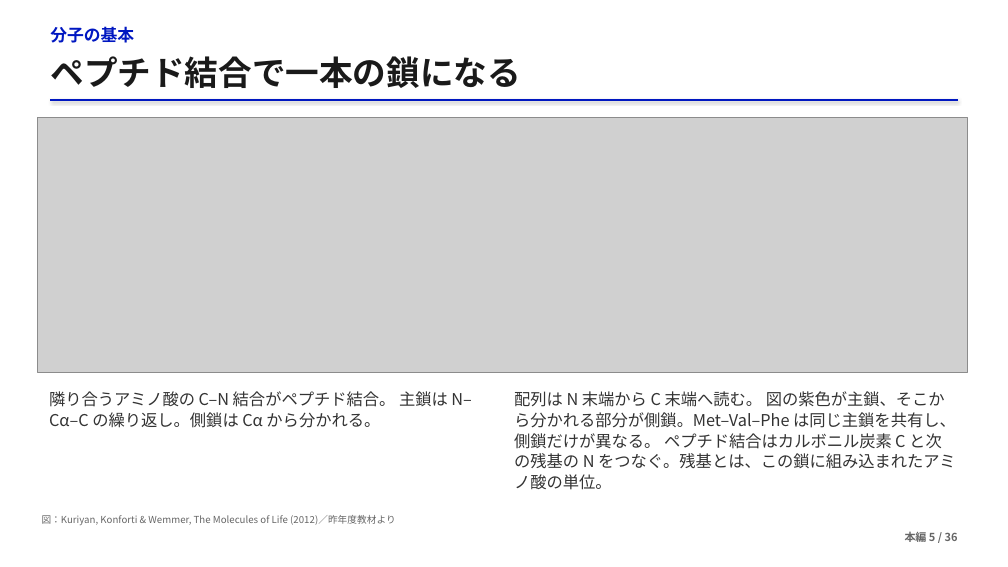
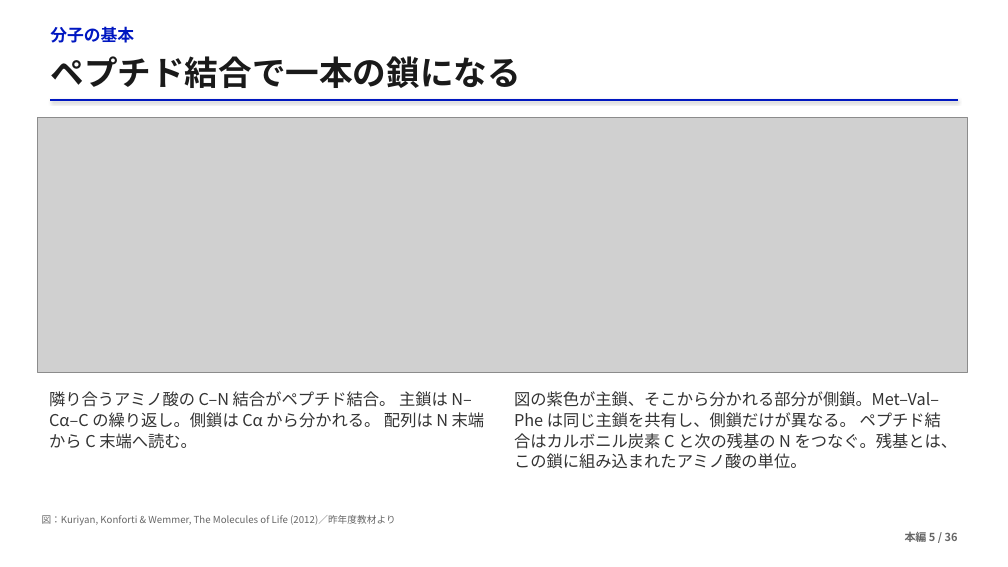
Before and after one commit to matsunagalab/lecture_bioinfo, a slide deck: slide 5 of 03_タンパク質構造の基礎/03_タンパク質構造の基礎.pptx. Drawn at 1008x567 pixels with LibreOffice and Linux fonts; fonts in the diff are those of the drawing; grey boxes stand for pictures. Boxes give left, top, right and bottom in pixels: in the first picture for what was removed or moved away, otherwise in the second. Text is boxed around its words. In the diff, an @@ line names an element or a change of style, - is before the commit and + after.

```diff
--- a/03_タンパク質構造の基礎/03_タンパク質構造の基礎.pptx
+++ b/03_タンパク質構造の基礎/03_タンパク質構造の基礎.pptx
@@ text at (49,391,485,449): text changed @@
-隣り合うアミノ酸の C–N 結合がペプチド結合。 主鎖は N–Cα–C の繰り返し。側鎖は Cα から分かれる。
+隣り合うアミノ酸の C–N 結合がペプチド結合。 主鎖は N–Cα–C の繰り返し。側鎖は Cα から分かれる。 配列は N 末端から C 末端へ読む。
@@ text at (514,391,958,469): text changed @@
-配列は N 末端から C 末端へ読む。 図の紫色が主鎖、そこから分かれる部分が側鎖。Met–Val–Phe は同じ主鎖を共有し、側鎖だけが異なる。 ペプチド結合はカルボニル炭素 C と次の残基の N をつなぐ。残基とは、この鎖に組み込まれたアミノ酸の単位。
+図の紫色が主鎖、そこから分かれる部分が側鎖。Met–Val–Phe は同じ主鎖を共有し、側鎖だけが異なる。 ペプチド結合はカルボニル炭素 C と次の残基の N をつなぐ。残基とは、この鎖に組み込まれたアミノ酸の単位。
```
Also in this commit, not shown: 23 other slides changed, 2 other files.
